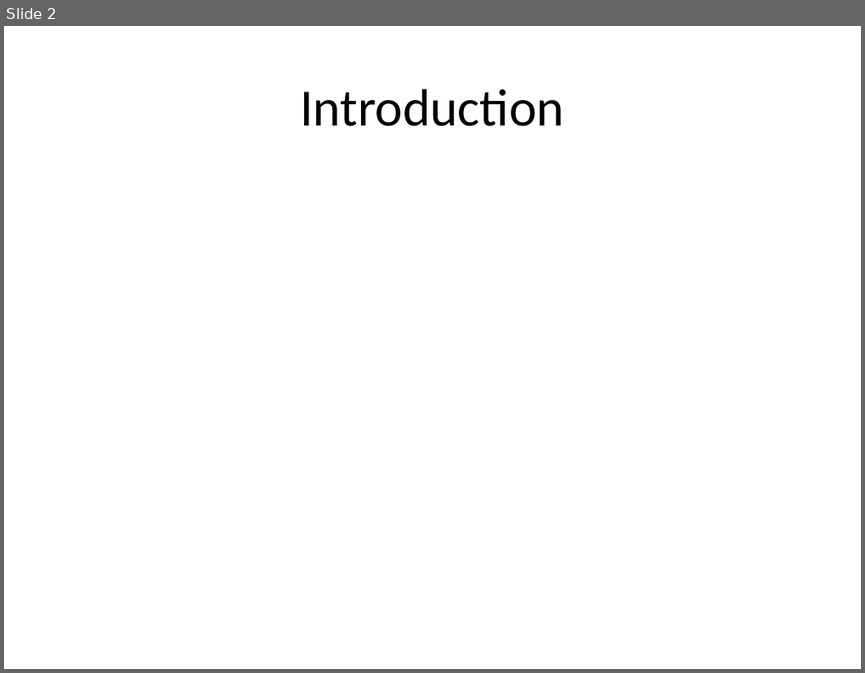
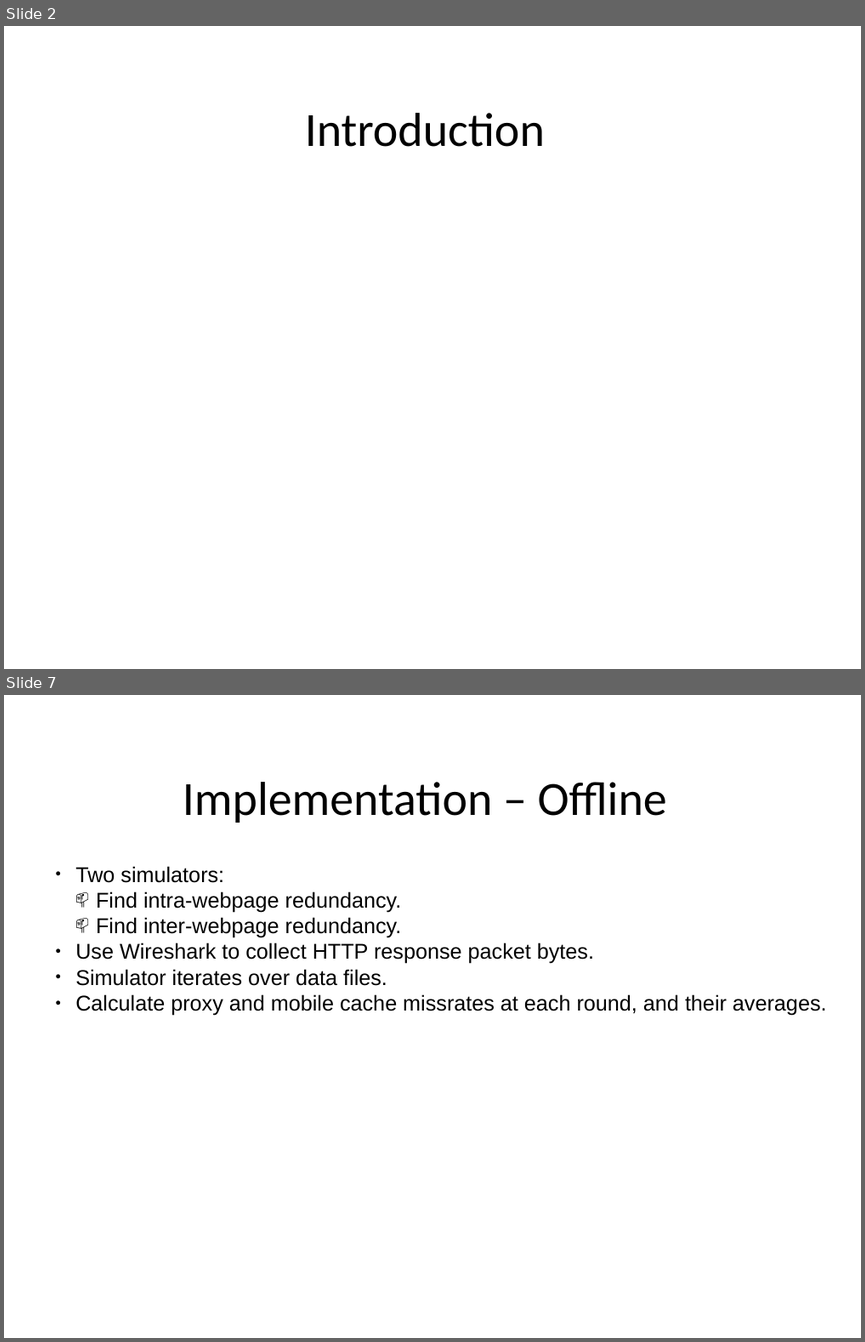
Before and after one commit to masomel/big-data-project, a slide deck: paper/Presentation_May17.pptx. Shown one above the other, each under a label of ours: slide 2 before the commit, slides 2 and 7 after it; the slides between them are not shown. The pictures are 865x673 and 865x1342 pixels, drawn with LibreOffice and Linux fonts; fonts in the diff are those of the drawing; background and template pictures are left out. Boxes give left, top, right and bottom in pixels: in the first picture for what was removed or moved away, otherwise in the second. Text is boxed around its words. In the diff, an @@ line names an element or a change of style, - is before the commit and + after.

```diff
--- a/paper/Presentation_May17.pptx
+++ b/paper/Presentation_May17.pptx
@@ slide 7 added at (x1=4, y1=695, x2=861, y2=1338), background picture (left out) @@
@@ text added at (x1=182, y1=782, x2=667, y2=823), 40 pt, text #000000 @@
+Implementation – Offline
@@ text added at (x1=75, y1=866, x2=827, y2=1015), 18 pt, text #000000 @@
+● Two simulators:
+  📫 Find intra-webpage redundancy.
+  📫 Find inter-webpage redundancy.
+● Use Wireshark to collect HTTP response packet bytes.
+● Simulator iterates over data files.
+● Calculate proxy and mobile cache missrates at each round, and their averages.
@@ slide 2 changed as well @@
@@ text "Introduction" moved from (x1=300, y1=89, x2=564, y2=126) to (x1=305, y1=113, x2=545, y2=147) @@
@@ text "Introduction" at (x1=305, y1=113, x2=545, y2=147): size 44 to 40 pt @@
```
Also in this commit, not shown: 7 other slides changed, 7 other slides added, 7 slides removed.
